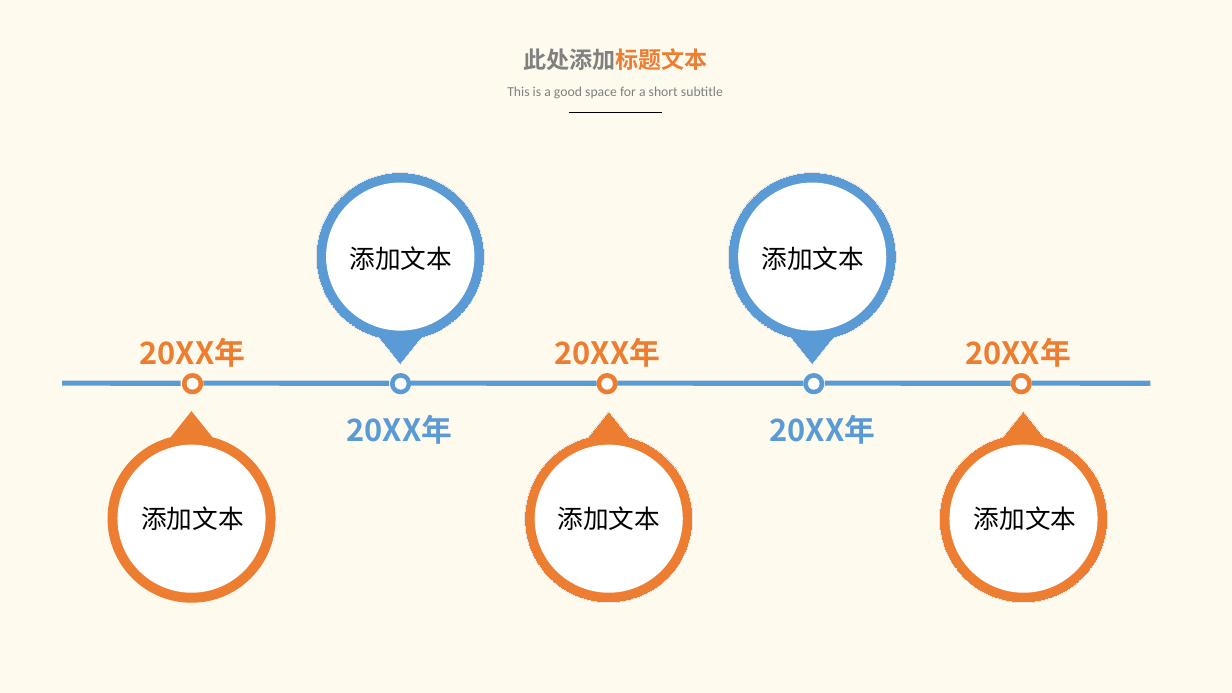
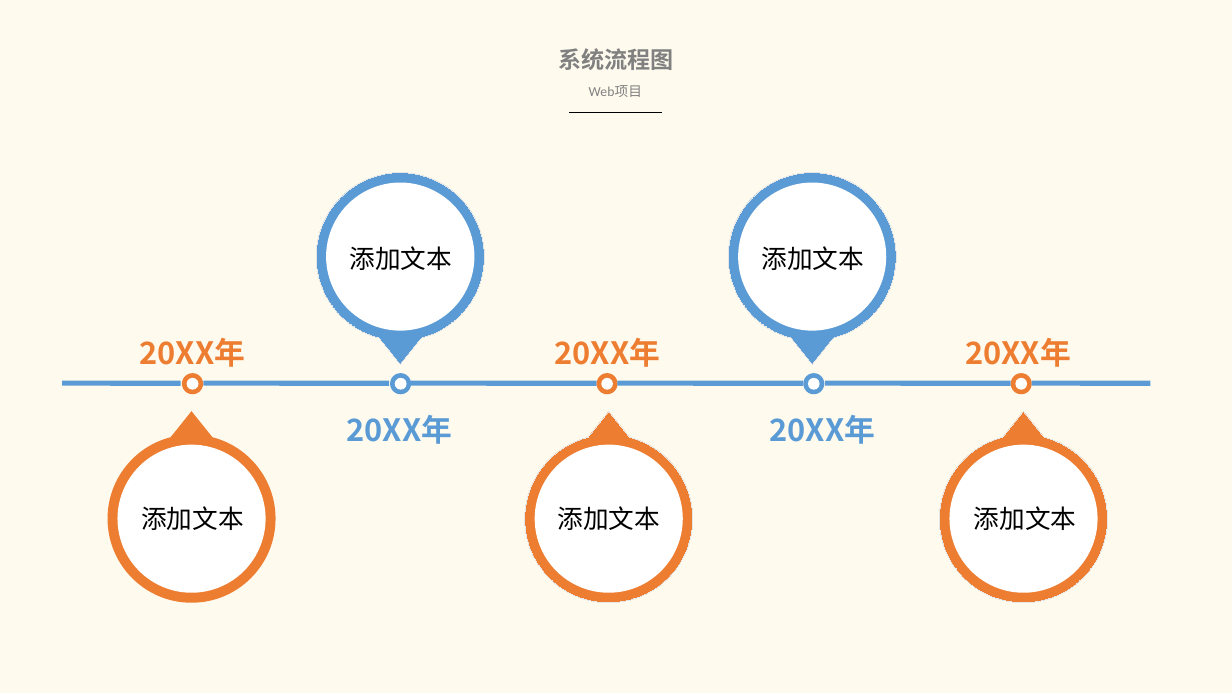
Before and after one commit to king1314okok/littlejsDesign, a slide deck: slide 7 of littleJS/论文/021115213 王毅 答辩PPT.pptx (slide 5 before the commit). Drawn at 1232x693 pixels with LibreOffice and Linux fonts; fonts in the diff are those of the drawing. Boxes give left, top, right and bottom in pixels: in the first picture for what was removed or moved away, otherwise in the second. Text is boxed around its words. In the diff, an @@ line names an element or a change of style, - is before the commit and + after.

```diff
--- a/littleJS/论文/021115213 王毅 答辩PPT.pptx
+++ b/littleJS/论文/021115213 王毅 答辩PPT.pptx
@@ text at bbox=[559, 48, 674, 70]: text changed @@
-此处添加标题文本
+系统流程图
@@ text at bbox=[589, 85, 642, 97]: text changed @@
-This is a good space for a short subtitle
+Web项目
```
Also in this commit, not shown: 2 other slides changed, 4 slides added, 2 slides removed, 1 other file.
